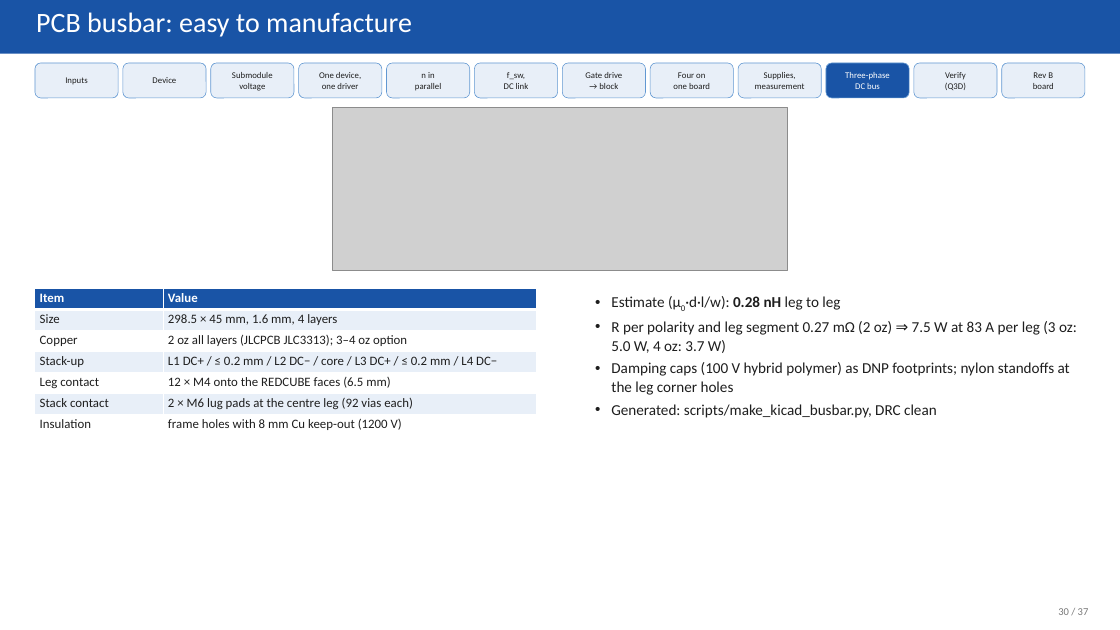
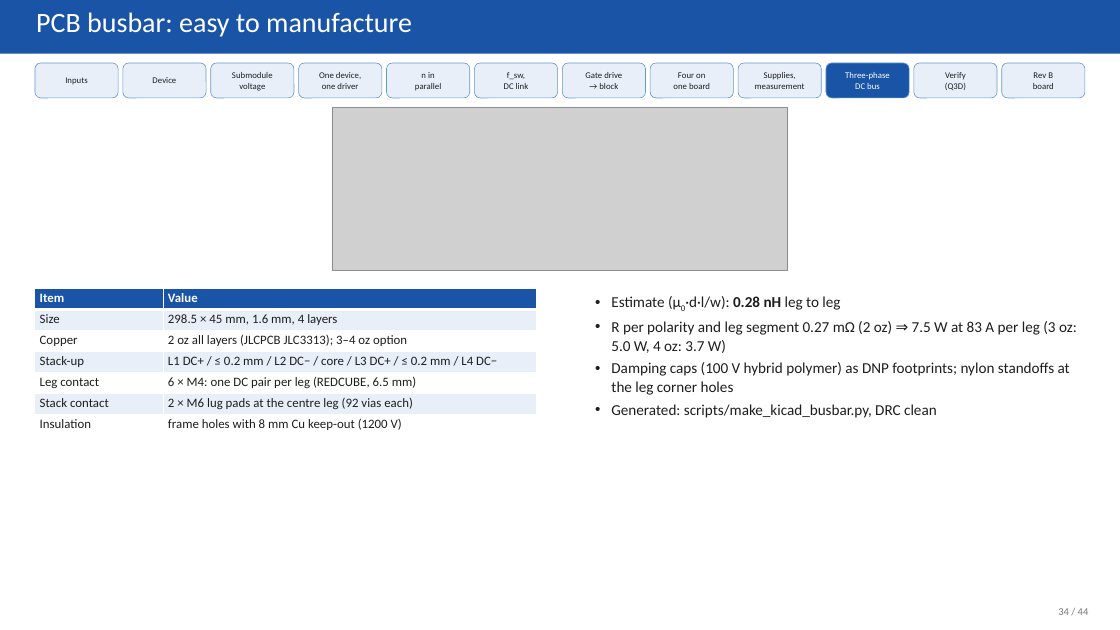
Before and after one commit to EnesAyaz/KTH, a slide deck: slide 34 of PCB-Design/reports/slides/spb_revb_design_flow.pptx (slide 30 before the commit). Drawn at 1120x630 pixels with LibreOffice and Linux fonts; fonts in the diff are those of the drawing; grey boxes stand for pictures. Boxes give left, top, right and bottom in pixels: in the first picture for what was removed or moved away, otherwise in the second. Text is boxed around its words. In the diff, an @@ line names an element or a change of style, - is before the commit and + after.

```diff
--- a/PCB-Design/reports/slides/spb_revb_design_flow.pptx
+++ b/PCB-Design/reports/slides/spb_revb_design_flow.pptx
@@ table at bbox=[35, 288, 537, 468] @@
-row 5, column 2: 12 × M4 onto the REDCUBE faces (6.5 mm)
+row 5, column 2: 6 × M4: one DC pair per leg (REDCUBE, 6.5 mm)
@@ text at bbox=[1058, 608, 1089, 615]: text changed @@
-30 / 37
+34 / 44
```
Also in this commit, not shown: 34 other slides changed, 7 slides added, 44 other files.
